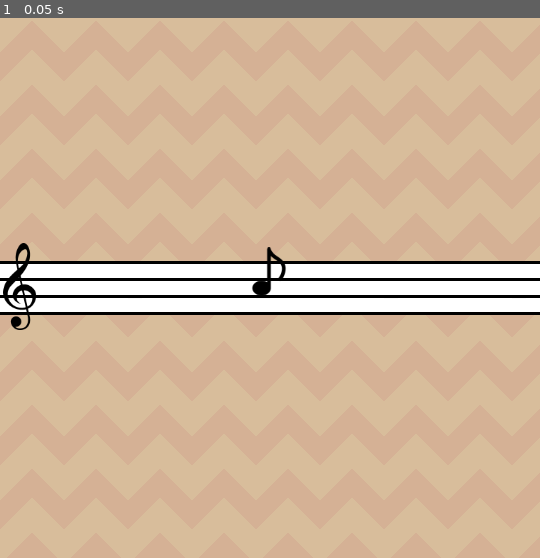
Above: before the commit, frame 1.
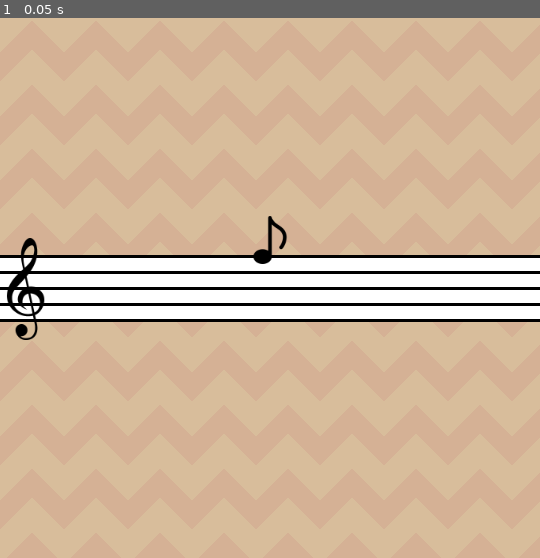
Above: after the commit, the same moment.

Repository: ChargeIn/PianoLearner
Game: Godot game, scene res://scenes/type_game/type_game.tscn
The game is run twice, just before and just after one commit, with the same random seed, the same clock (stepped at 60 frames per second) and the same inputs. This scene is started directly instead of the project's main scene.
Inputs:
- Up to frame 1 (0.05 s): no input

The runs differ from the first frame. In frame 1, 6.8% of the frame differs, in the area x 0-100%, y 36-60%.

Commit message:
Fixed note spawn position

Diff:
--- a/godot/scenes/type_game/note/note.gd
+++ b/godot/scenes/type_game/note/note.gd
@@ -3,17 +3,19 @@
 @export var noteType: int
 
 var linePosition = 0
-var lineHeight = 30
-const sprite_offset_y = 3.5
+var lineHeight = 8 # line height 13 px  + 3 px line it self  => 16px / 2
+const violin_c_start_pos = 48
+const sprite_offset = -16
 
 func init(type: int) -> void:
 	noteType = type
-	position = Vector2(0, sprite_offset_y)
+	updateNodePositionFromType(type)
+	position = Vector2(0, violin_c_start_pos + sprite_offset)
 
 func move(x: int, y: int) -> void:
-	position += Vector2(x, y + linePosition * lineHeight)
+	position += Vector2(x, y - linePosition * lineHeight)
 
-func getNodePositionFromType(type: int) -> void:
+func updateNodePositionFromType(type: int) -> void:
 	# one octave is an increment of 12 ( 7 white keys and 5 black)
 	# Violin clef starts at 60
 	var violinBase: int = type - 60
--- a/godot/scenes/type_game/type_game.gd
+++ b/godot/scenes/type_game/type_game.gd
@@ -1,24 +1,24 @@
 extends Control
 
 @onready var noteScene = preload("res://scenes/type_game/note/note.tscn")
-@onready var note_spawrn = %NoteSpawrn
+@onready var note_spawn = %NoteSpawn
 
-var spawrned_notes = []
+var spawned_notes = []
 
 func _ready() -> void:
 	PianoManager.note_pressed.connect(_note_pressed)
 	_spawrn_note()
 
 func _spawrn_note() -> void:
-	for n in spawrned_notes:
+	for n in spawned_notes:
 		remove_child(n)
 
 	var new_note = noteScene.instantiate()
-	new_note.init(60)
-	new_note.move(note_spawrn.position.x - size.x / 2, note_spawrn.position.y)
+	new_note.init(78)
+	new_note.move(note_spawn.position.x - size.x / 2, note_spawn.position.y)
 	call_deferred("add_child", new_note)
-	spawrned_notes.push_back(new_note)
+	spawned_notes.push_back(new_note)
 
 func _note_pressed(note: int) -> void:
-	if spawrned_notes.size() == 1 && spawrned_notes.get(0).noteType == note:
+	if spawned_notes.size() == 1 && spawned_notes.get(0).noteType == note:
 		_spawrn_note()
--- a/godot/scenes/type_game/type_game.tscn
+++ b/godot/scenes/type_game/type_game.tscn
@@ -2,7 +2,7 @@
 
 [ext_resource type="Texture2D" uid="uid://dxngy6k2ptp5f" path="res://assets/Brown.png" id="1_cl2th"]
 [ext_resource type="Script" uid="uid://b3m7ht8rg2q4v" path="res://scenes/type_game/type_game.gd" id="1_djsc0"]
-[ext_resource type="Texture2D" uid="uid://bi6u3a2bhgcwn" path="res://assets/note-lines-base-small.png" id="3_dpfct"]
+[ext_resource type="Texture2D" uid="uid://eq7xk1k57l2v" path="res://assets/note-lines-base.png" id="3_tiefp"]
 [ext_resource type="Texture2D" uid="uid://bquxrjxtty5gg" path="res://assets/violin-key.png" id="5_grp7d"]
 
 [node name="TypeGame" type="Control"]
@@ -31,19 +31,19 @@
 anchor_top = 0.5
 anchor_right = 1.0
 anchor_bottom = 0.5
-offset_top = -27.0
-offset_bottom = 27.0
+offset_top = -33.5
+offset_bottom = 33.5
 grow_horizontal = 2
 grow_vertical = 2
-texture = ExtResource("3_dpfct")
+texture = ExtResource("3_tiefp")
 stretch_mode = 1
 
 [node name="ViolinKey" type="Sprite2D" parent="."]
-position = Vector2(20, 268.5)
-scale = Vector2(0.703125, 0.6796875)
+position = Vector2(25.999998, 271.00003)
+scale = Vector2(0.79687494, 0.79687524)
 texture = ExtResource("5_grp7d")
 
-[node name="NoteSpawrn" type="Control" parent="."]
+[node name="NoteSpawn" type="Control" parent="."]
 unique_name_in_owner = true
 layout_mode = 1
 anchors_preset = 6
@@ -51,8 +51,5 @@
 anchor_top = 0.5
 anchor_right = 1.0
 anchor_bottom = 0.5
-offset_left = -1.0
-offset_top = -20.0
-offset_bottom = 20.0
 grow_horizontal = 0
 grow_vertical = 2
Binary file changed: godot/assets/note-lines-base.png
Not shown, changed: godot/assets/note-lines-base.png.import
